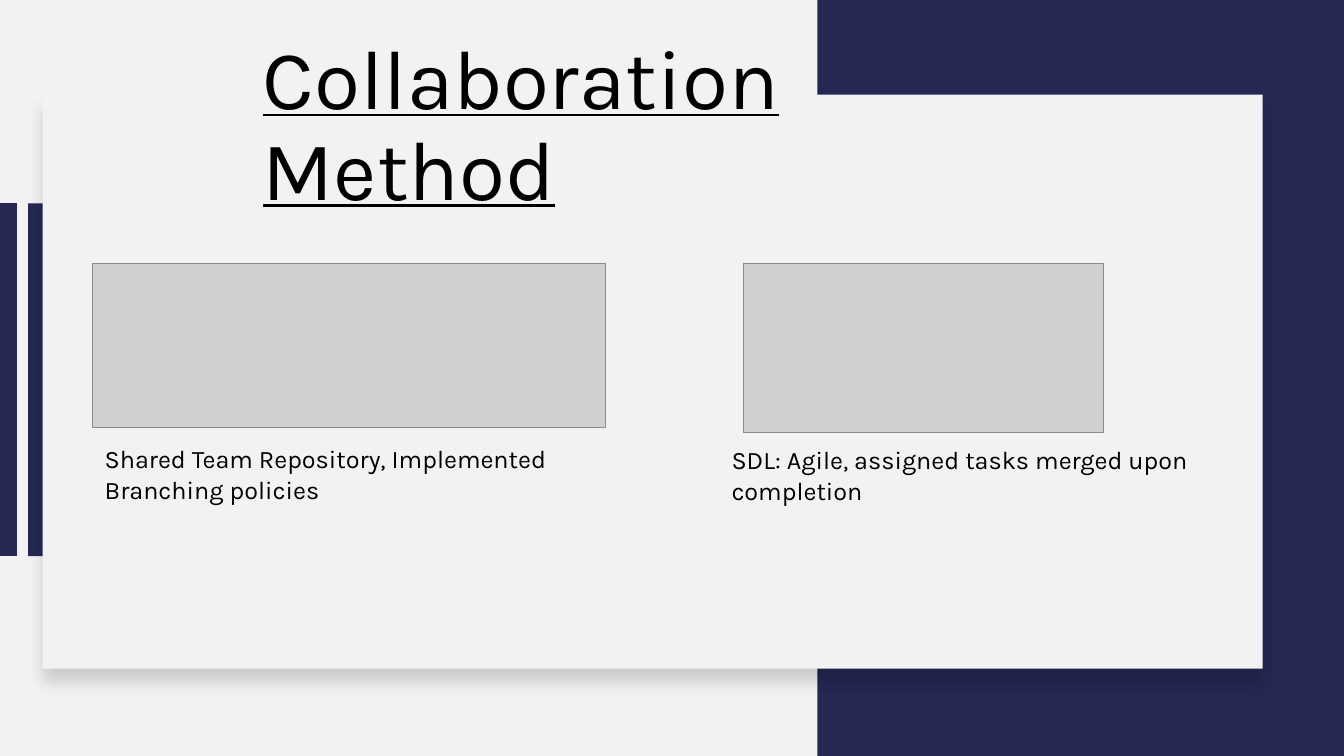
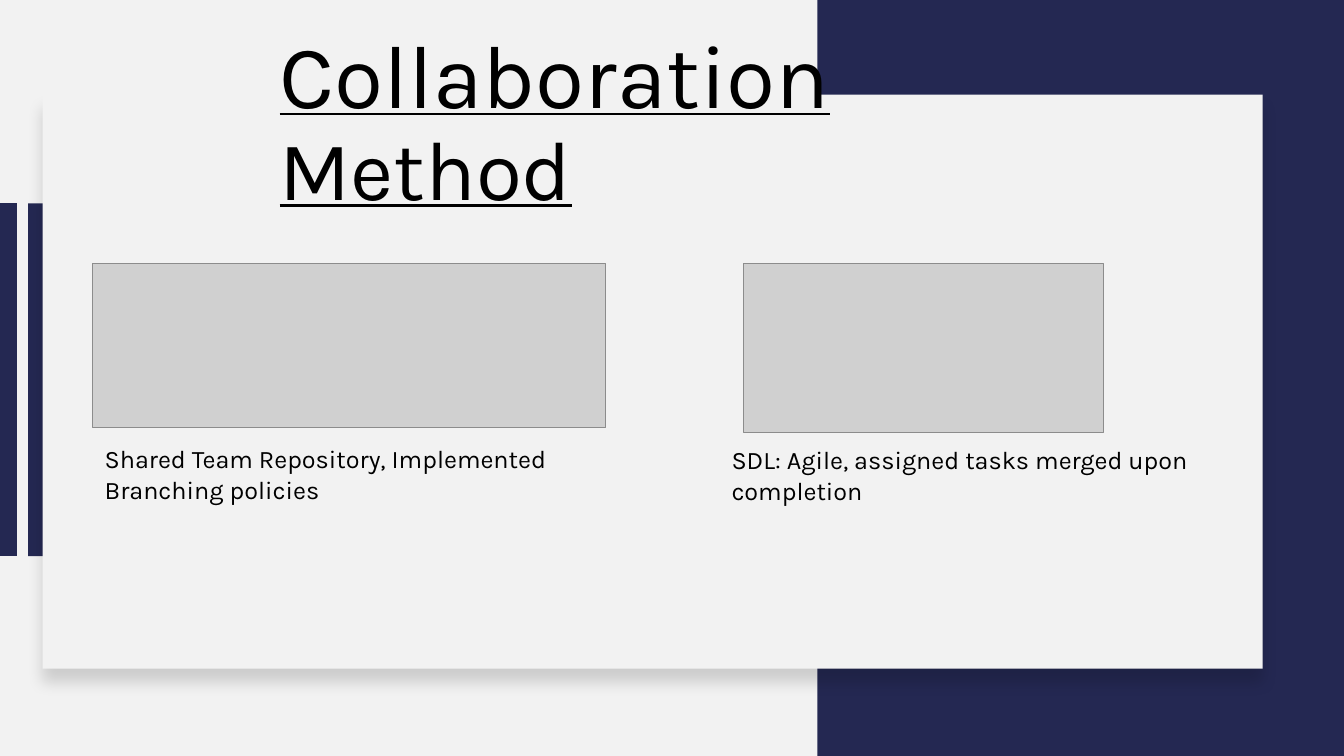
Before and after one commit to jjdeuce06/VulcanActivityTracker, a slide deck: slide 4 of Documentation/FinalPresentation/VulcanActivityTracker-Group2.pptx. Drawn at 1344x756 pixels with LibreOffice and Linux fonts; fonts in the diff are those of the drawing; grey boxes stand for pictures. Boxes give left, top, right and bottom in pixels: in the first picture for what was removed or moved away, otherwise in the second. Text is boxed around its words. In the diff, an @@ line names an element or a change of style, - is before the commit and + after.

Commit message:
slide formatting

```diff
--- a/Documentation/FinalPresentation/VulcanActivityTracker-Group2.pptx
+++ b/Documentation/FinalPresentation/VulcanActivityTracker-Group2.pptx
@@ text "Collaboration Method": place and size @@
-text "Collaboration Method" at [263, 51, 779, 207]
+text "Collaboration Method" at [280, 27, 830, 207]
@@ text "Collaboration Method" at [280, 27, 830, 207]: size 60 to 64 pt in "Collaboration" @@
```
